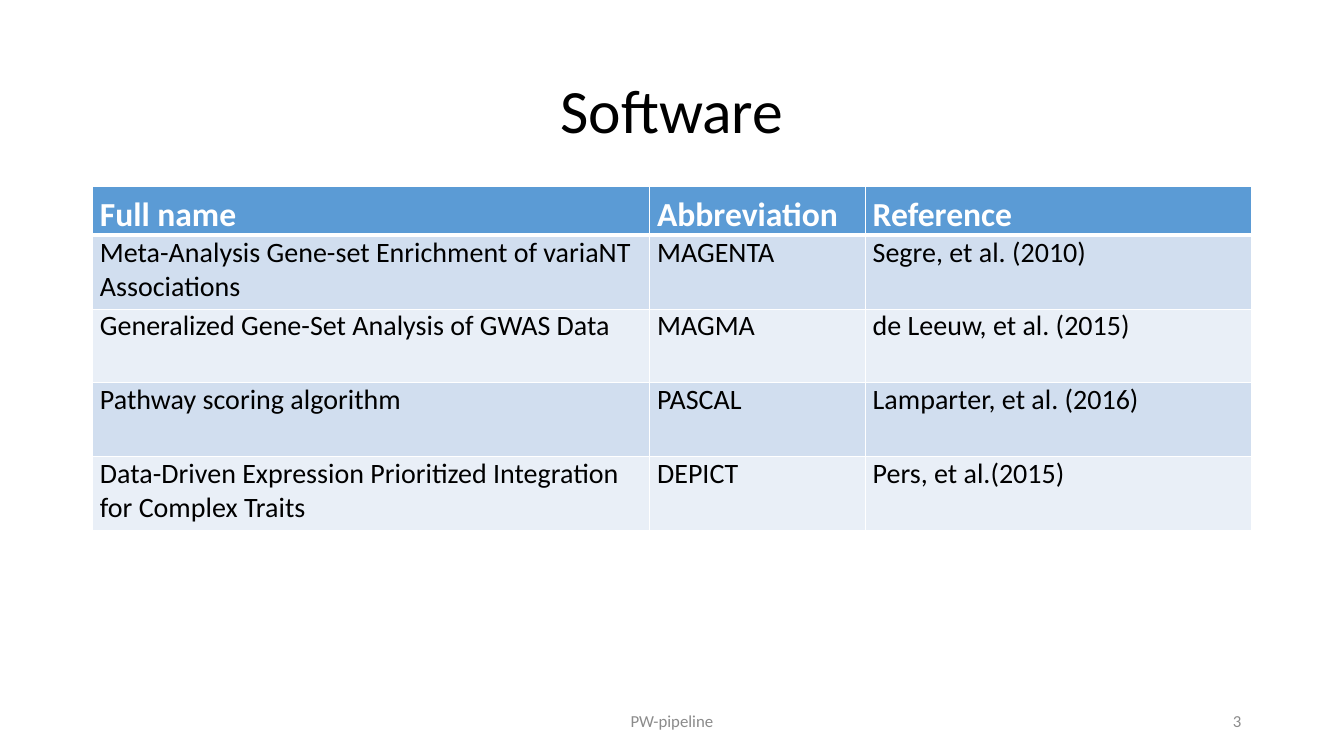
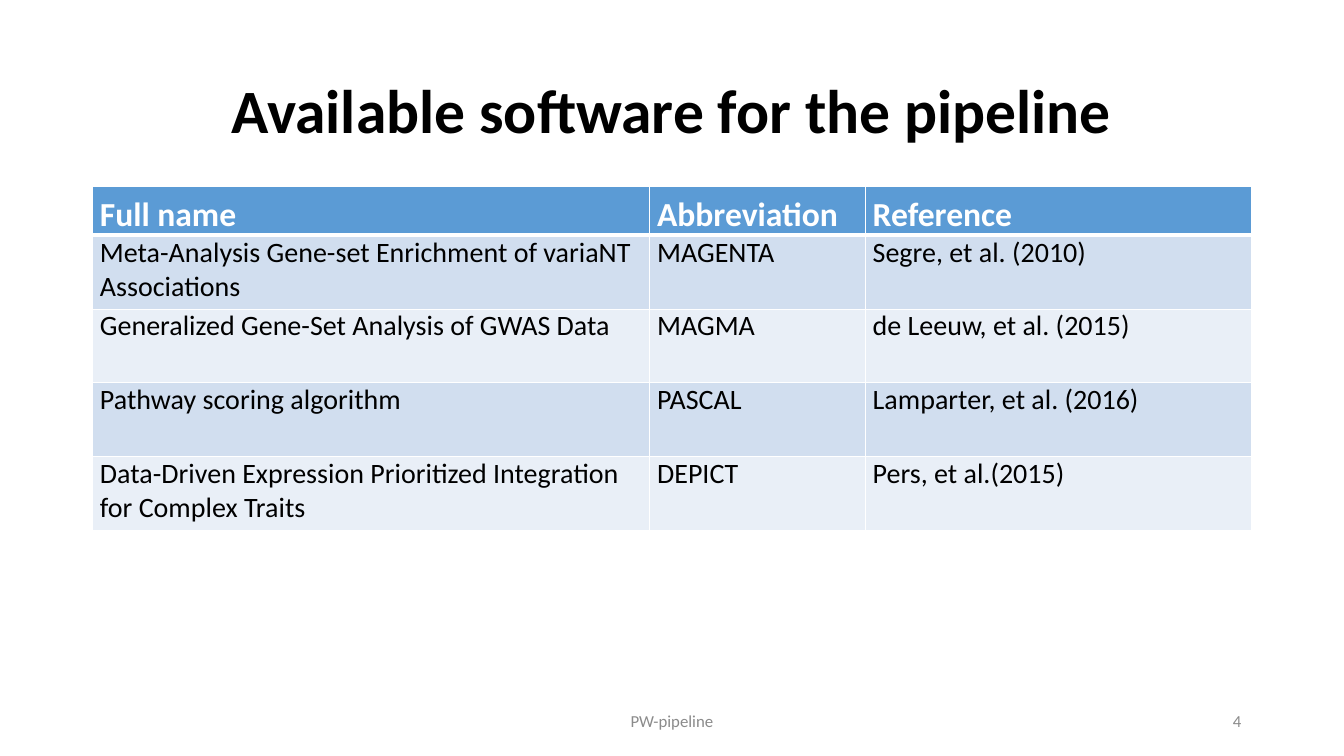
Before and after one commit to jinghuazhao/PW-pipeline, a slide deck: slide 4 of README.pptx (slide 3 before the commit). Drawn at 1344x756 pixels with LibreOffice and Linux fonts; fonts in the diff are those of the drawing. Boxes give left, top, right and bottom in pixels: in the first picture for what was removed or moved away, otherwise in the second. Text is boxed around its words. In the diff, an @@ line names an element or a change of style, - is before the commit and + after.

```diff
--- a/README.pptx
+++ b/README.pptx
@@ title at (231, 89, 1111, 143): text changed; bold on @@
-Software
+Available software for the pipeline
@@ page number at (1233, 716, 1241, 727): text changed @@
-3
+4
```
Also in this commit, not shown: 9 other slides changed, 2 slides added.
